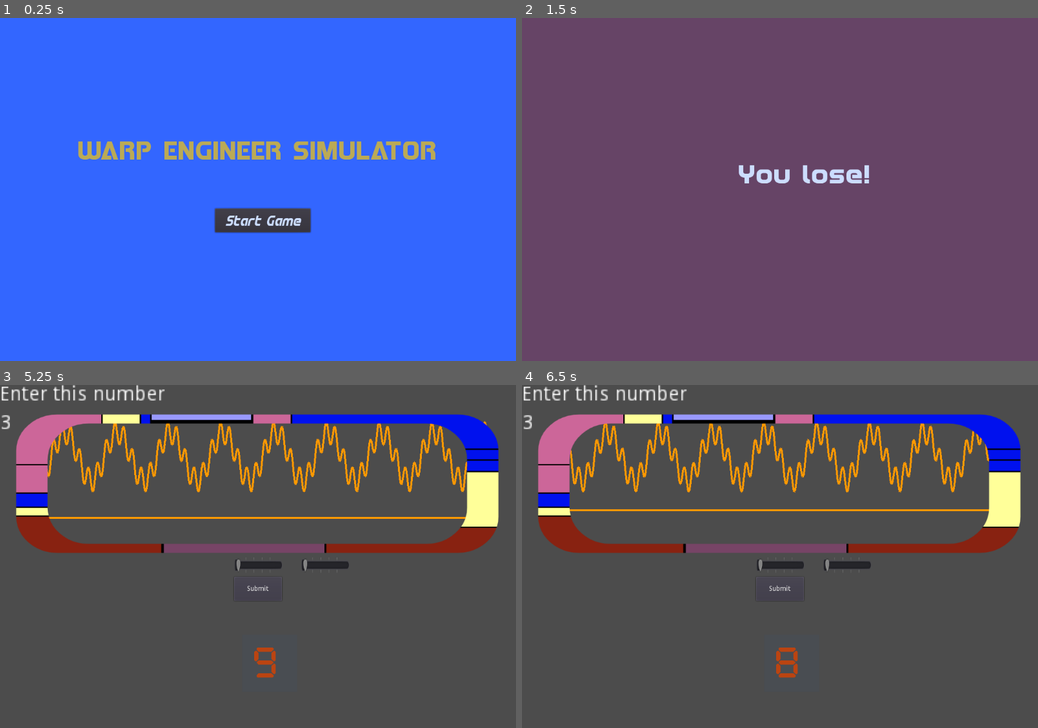
Above: before the commit, frames 1-4 (two rows, left to right).
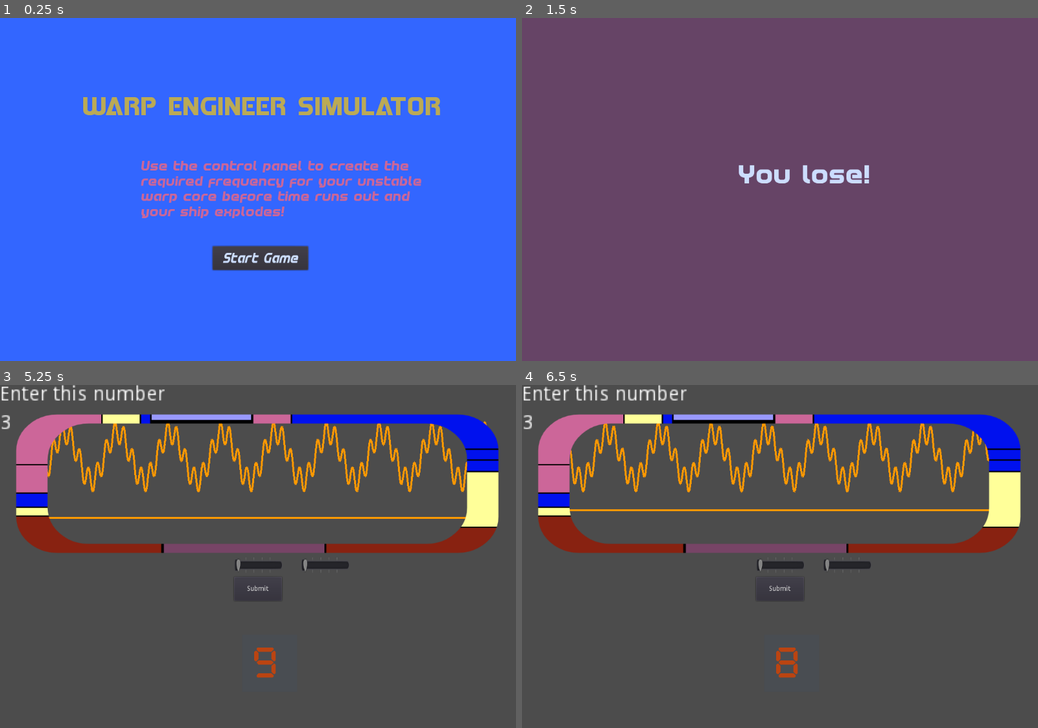
Above: after the commit, the same moments.

Repository: squiggle-at-squiggle/LDJam49
Game: Godot game, scene res://Scenes/Main.tscn
Two runs of this game, one before a commit and one after it. Both use one fixed random seed, a clock stepped at 60 frames per second and the inputs below.
Inputs:
- Up to frame 1 (0.25 s): no input
- Up to frame 2 (1.5 s): click "Start Game" at 0.5 s; click "Submit" at 1.25 s
- Up to frame 3 (5.25 s): click "Submit" at 2 s; click "Submit" at 2.75 s; tap Enter at 3.5 s; tap Space at 4.25 s; click "Start Game" at 5 s
- Up to frame 4 (6.5 s): no input

The runs differ from the first frame. In frame 1, 9.6% of the frame differs, in the area x 15-86%, y 23-74%; in frame 2, nothing differs; in frame 3, less than 0.1%; in frame 4, less than 0.1%.

Commit message:
Added some instructional text to the start screen

Diff:
--- a/Scenes/StartScreen.tscn
+++ b/Scenes/StartScreen.tscn
@@ -1,8 +1,9 @@
-[gd_scene load_steps=6 format=2]
+[gd_scene load_steps=8 format=2]
 
 [ext_resource path="res://Code/StartScreen.gd" type="Script" id=1]
 [ext_resource path="res://Fonts/redline.ttf" type="DynamicFontData" id=2]
 [ext_resource path="res://Fonts/redlinecondital.ttf" type="DynamicFontData" id=3]
+[ext_resource path="res://Fonts/redlinesemital.ttf" type="DynamicFontData" id=4]
 
 [sub_resource type="DynamicFont" id=1]
 size = 64
@@ -11,6 +12,10 @@
 [sub_resource type="DynamicFont" id=2]
 size = 36
 font_data = ExtResource( 3 )
+
+[sub_resource type="DynamicFont" id=3]
+size = 32
+font_data = ExtResource( 4 )
 
 [node name="StartScreen" type="CanvasLayer"]
 script = ExtResource( 1 )
@@ -26,16 +31,19 @@
 anchor_right = 1.0
 anchor_bottom = 1.0
 color = Color( 0.2, 0.4, 1, 1 )
+__meta__ = {
+"_edit_use_anchors_": false
+}
 
 [node name="Label" type="Label" parent="Control"]
 anchor_left = 0.5
 anchor_top = 0.5
 anchor_right = 0.5
 anchor_bottom = 0.5
-margin_left = -381.5
-margin_top = -110.0
-margin_right = 381.5
-margin_bottom = 5.0
+margin_left = -371.457
+margin_top = -202.899
+margin_right = 391.543
+margin_bottom = -87.8995
 custom_fonts/font = SubResource( 1 )
 custom_colors/font_color = Color( 0.733333, 0.666667, 0.333333, 1 )
 text = "Warp Engineer Simulator
@@ -52,10 +60,10 @@
 anchor_top = 0.5
 anchor_right = 0.5
 anchor_bottom = 0.5
-margin_left = -90.0
-margin_top = 40.0
-margin_right = 110.0
-margin_bottom = 90.0
+margin_left = -95.0216
+margin_top = 119.09
+margin_right = 104.978
+margin_bottom = 169.09
 custom_fonts/font = SubResource( 2 )
 custom_colors/font_color_disabled = Color( 1, 1, 1, 1 )
 custom_colors/font_color = Color( 0.8, 0.866667, 1, 1 )
@@ -64,4 +72,14 @@
 "_edit_use_anchors_": false
 }
 
+[node name="Label2" type="Label" parent="Control"]
+margin_left = 294.0
+margin_top = 296.0
+margin_right = 886.0
+margin_bottom = 437.0
+custom_fonts/font = SubResource( 3 )
+custom_colors/font_color = Color( 0.8, 0.4, 0.6, 1 )
+text = "Use the control panel to create the required frequency for your unstable warp core before time runs out and your ship explodes!"
+autowrap = true
+
 [connection signal="pressed" from="Control/Button" to="." method="Start"]
